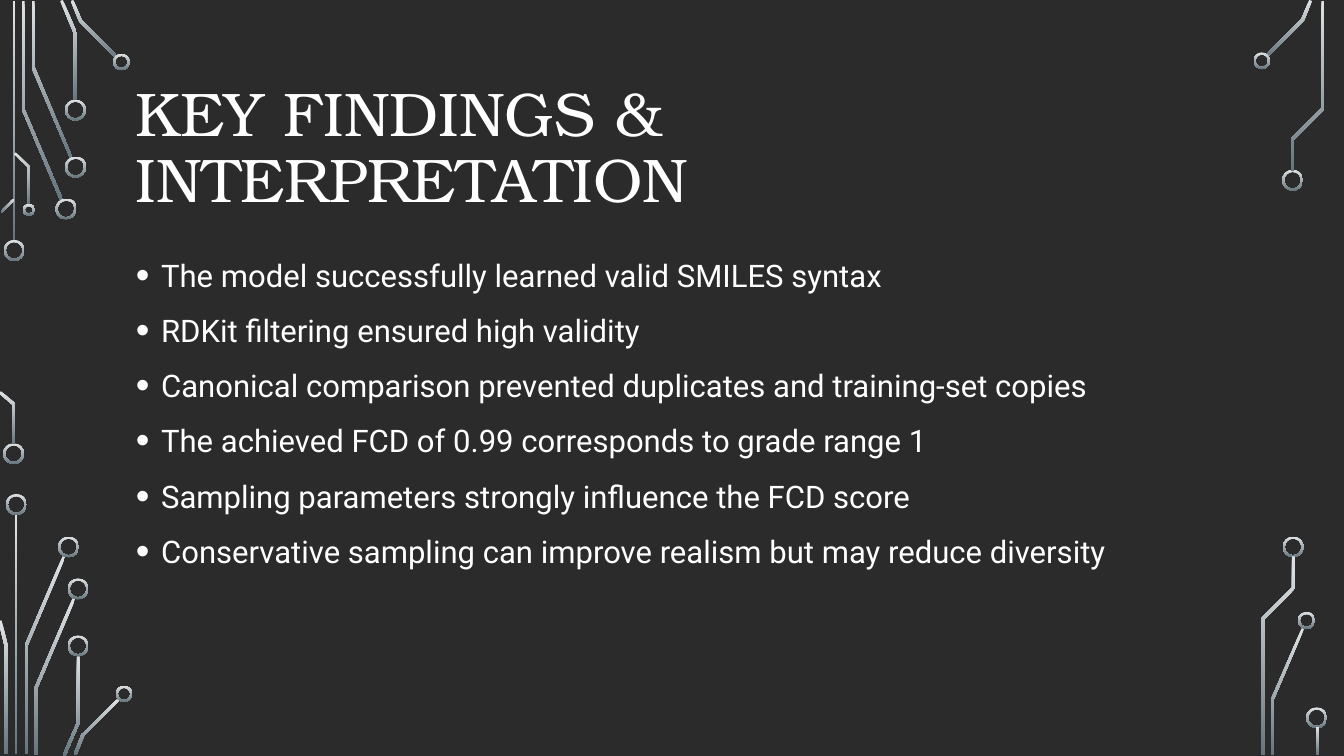
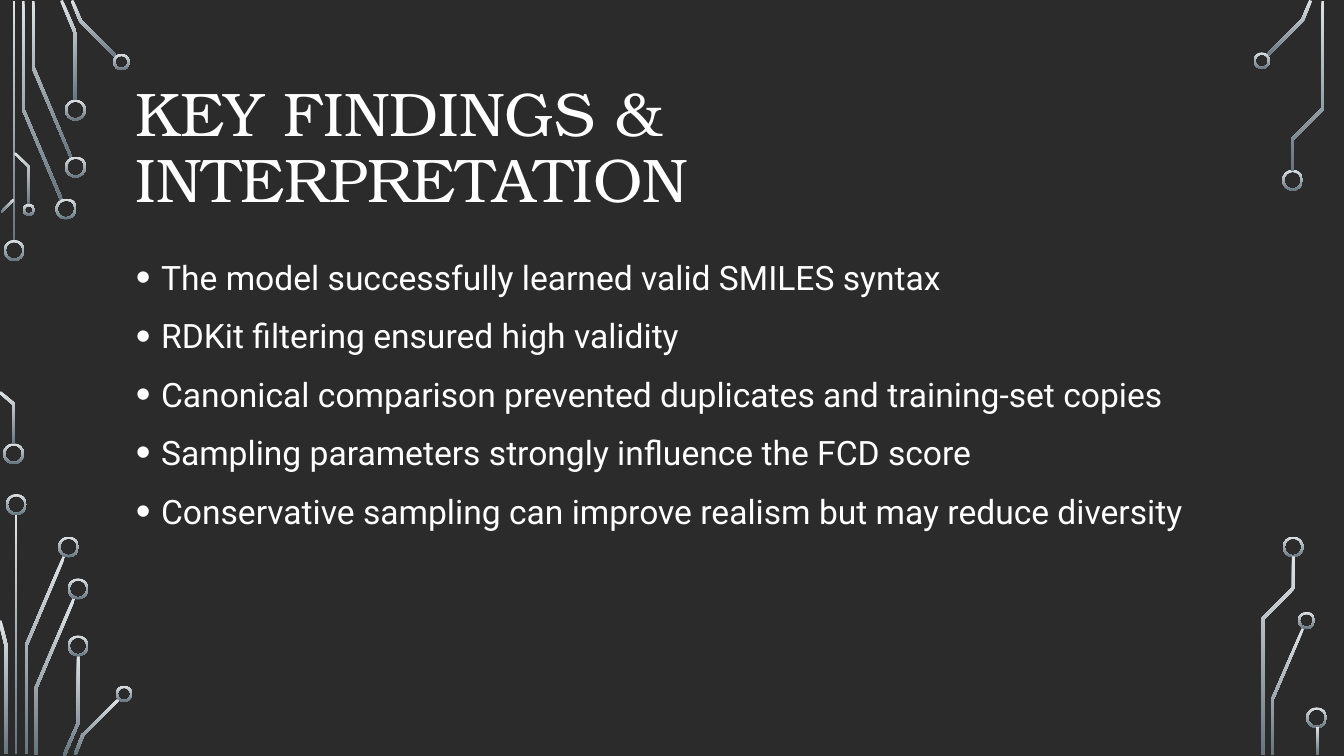
Before and after one commit to luki852/Master_AI, a slide deck: slide 9 of 2nd_Semester/UE_AI_and_Life_Sciences/Generation_Challenge/Generation_Challenge.odp. Drawn at 1344x756 pixels with LibreOffice and Linux fonts; fonts in the diff are those of the drawing; background and template pictures are left out; a plain dark background stands for a picture behind light text. Boxes give left, top, right and bottom in pixels: in the first picture for what was removed or moved away, otherwise in the second. Text is boxed around its words. In the diff, an @@ line names an element or a change of style, - is before the commit and + after.

```diff
--- a/2nd_Semester/UE_AI_and_Life_Sciences/Generation_Challenge/Generation_Challenge.odp
+++ b/2nd_Semester/UE_AI_and_Life_Sciences/Generation_Challenge/Generation_Challenge.odp
@@ text "The model successfully learned valid ..." at <box>161,264,1182,531</box>: size 22.2 to 24 pt @@
@@ text at <box>161,428,926,459</box>: paragraph removed @@
-• The achieved FCD of 0.99 corresponds to grade range 1
```
Also in this commit, not shown: 1 other slide changed, 4 other files.
